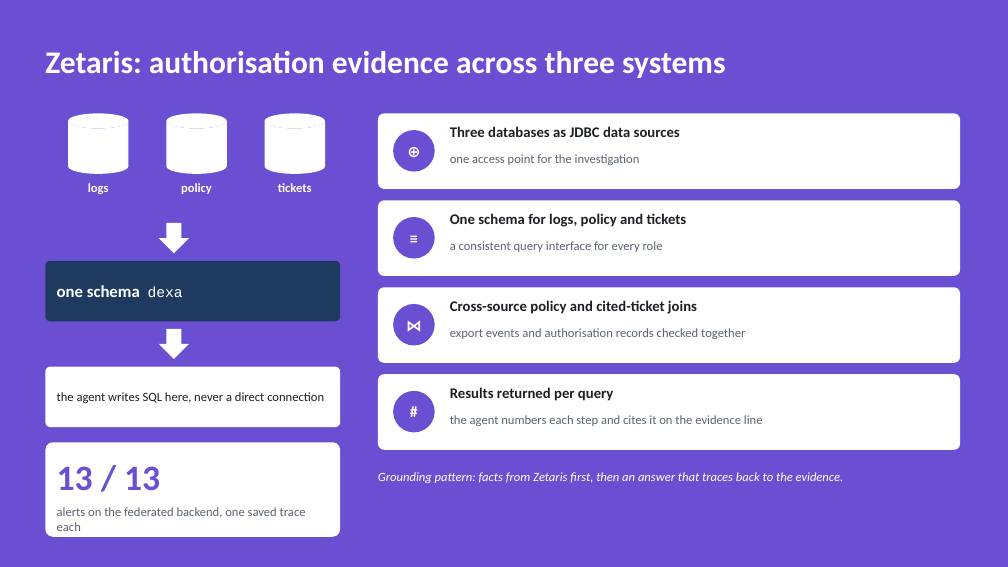
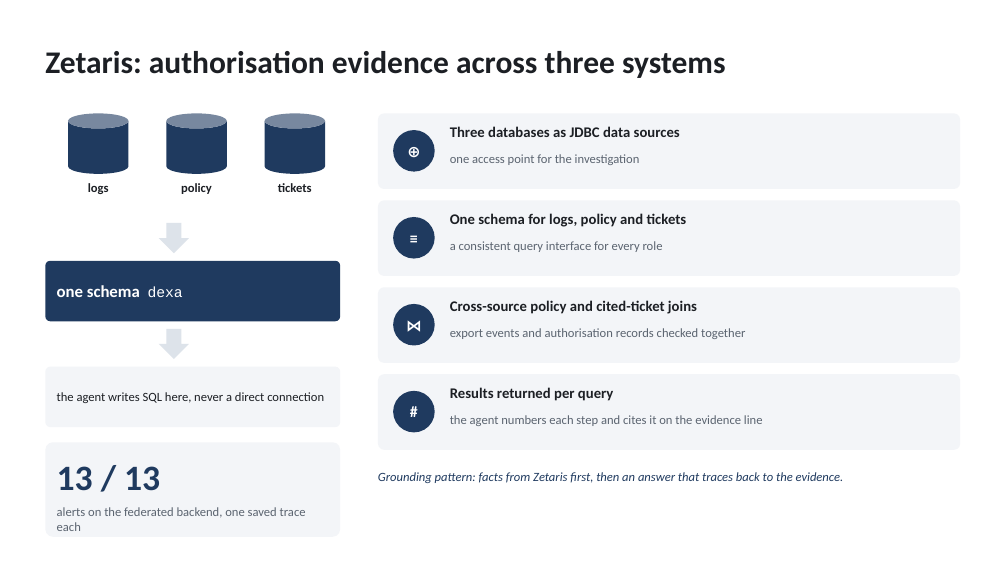
Before and after one commit to Kittywhlxx/ExportWhy, a slide deck: slide 9 of docs/ExportWhy-deck.pptx. Drawn at 1008x567 pixels with LibreOffice and Linux fonts; fonts in the diff are those of the drawing. Boxes give left, top, right and bottom in pixels: in the first picture for what was removed or moved away, otherwise in the second. Text is boxed around its words. In the diff, an @@ line names an element or a change of style, - is before the commit and + after.

```diff
--- a/docs/ExportWhy-deck.pptx
+++ b/docs/ExportWhy-deck.pptx
@@ rectangle removed at [0,0,1008,567] @@
@@ fill #FFFFFF to #1F3A5F in 3 elements at [68,113,129,174], [166,113,227,174], [265,113,325,174] @@
@@ text colour #FFFFFF to #1C1F24 in 4 elements at [45,51,726,78], [88,183,109,194], [181,183,212,194], [278,183,312,192] @@
@@ down arrow at [159,223,189,253]: fill #FFFFFF to #DDE3EA @@
@@ down arrow at [159,329,189,359]: fill #FFFFFF to #DDE3EA @@
@@ fill #FFFFFF to #F3F5F8 in 6 elements at [45,367,340,427], [45,442,340,537], [378,113,960,189], [378,200,960,276], [378,287,960,363], [378,374,960,450] @@
@@ fill #6B4FD3 to #1F3A5F in 4 elements at [393,130,435,172], [393,217,435,259], [393,304,435,346], [393,391,435,433] @@
@@ text "13 / 13" at [57,466,160,491]: text colour #6B4FD3 to #1F3A5F @@
@@ text "Grounding pattern: facts from Zetaris ..." at [378,472,844,483]: text colour #FFFFFF to #1F3A5F @@
```
Also in this commit, not shown: 10 other slides changed.
